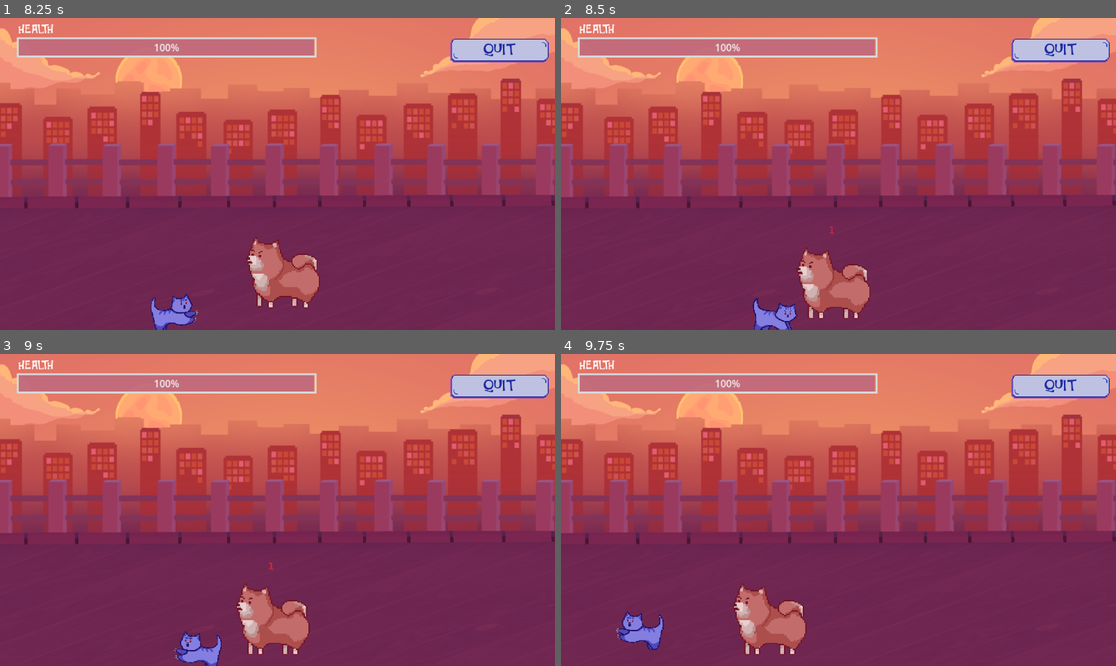
Above: before the commit, frames 1-4 (two rows, left to right).
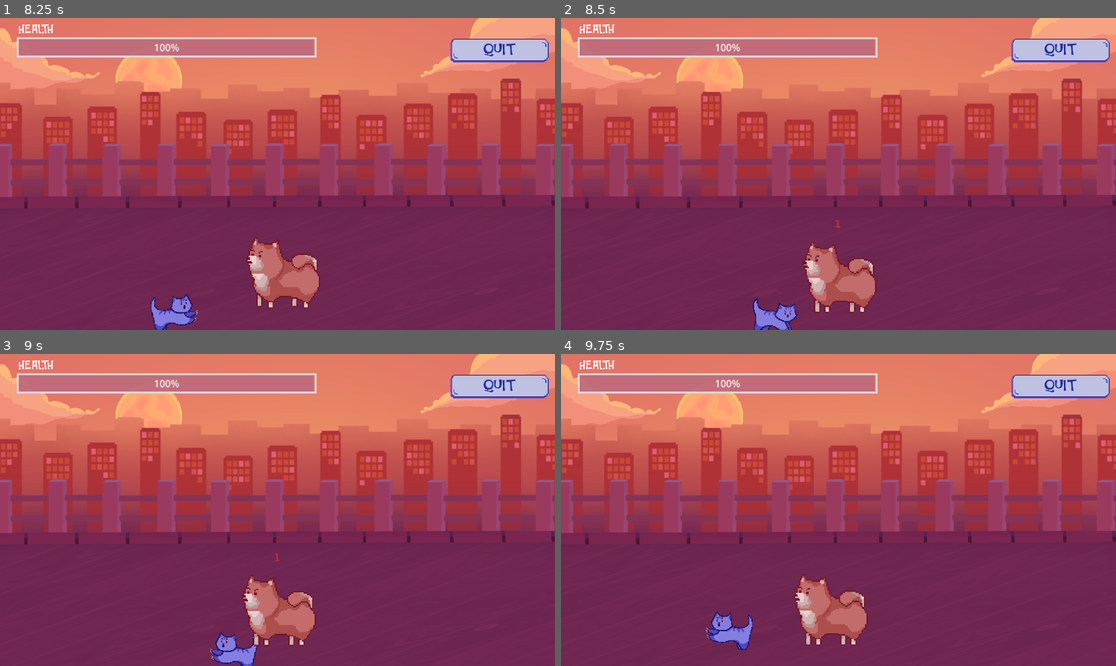
Above: after the commit, the same moments.

Repository: purple-affogato/magic-xmas-cat-game
Game: Godot game, scene res://future_level.tscn
Same seed, same stepped clock (60 frames per second), same inputs: the game is played once before the commit and once after it. This scene is started directly instead of the project's main scene.
Inputs:
- Up to frame 1 (8.25 s): tap Enter (ui_accept) at 0.5, 0.77, 1.25, 1.52, 3.02, 3.77, 4.52, 6.02, 6.5, 6.77, 7.25, 7.52 s; hold Right (ui_right) 0.53-1.28 s; tap Q (normal_attack) every 0.75 s from 0.6 to 8.1 s; hold Down (ui_down) 1.28-2.03 s; hold Right (ui_right) 2.03-2.78 s; hold Up (ui_up) 2.78-3.53 s; hold Left (ui_left) 3.53-5.03 s; hold Down (ui_down) 5.03-5.78 s; hold Right (ui_right) 5.78-6.53 s; hold Up (ui_up) 6.53-7.28 s; hold Right (ui_right) 7.28-8.03 s; hold Down (ui_down) from 8.03 s (still down)
- Up to frame 2 (8.5 s): keep holding Down (ui_down)
- Up to frame 3 (9 s): release Down (ui_down) at 8.78 s; hold Left (ui_left) from 8.78 s (still down); tap Q (normal_attack) at 8.85 s
- Up to frame 4 (9.75 s): tap Enter (ui_accept) at 9.02 s; release Left (ui_left) at 9.53 s; hold Up (ui_up) from 9.53 s (still down); tap Q (normal_attack) at 9.6 s

Frame 1 is identical in both runs. In frame 2, 1.8% of the frame differs, in the area x 42-57%, y 64-97%; in frame 3, 3.0%; in frame 4, 5.0%, in the area x 9-56%, y 70-97%.

Commit message:
fixed more dog problems

Diff:
--- a/dog.gd
+++ b/dog.gd
@@ -22,7 +22,7 @@
 		if flip:
 			scale.x = -scale.x
 			flip = false
-	if abs(playerX - self.position.x) <= 170 and abs(playerY - self.position.y) <= 140:
+	if abs(playerX - self.position.x) <= 200 and abs(playerY - self.position.y) <= 100:
 		velocity.x = 0
 		velocity.y = 0
 		if atk:
@@ -30,12 +30,12 @@
 			atk = false
 	else:
 		$AnimatedSprite2D.play("walk")
-		if abs(playerX - self.position.x) >= 170:
+		if abs(playerX - self.position.x) >= 200:
 			if self.position.x > playerX: # go left
 				velocity.x = -SPEED
 			else:
 				velocity.x = SPEED
-		if abs(playerY - self.position.y) >= 140:
+		if abs(playerY - self.position.y) >= 100:
 			if self.position.y > playerY: # go up
 				velocity.y = -SPEED
 			else:
@@ -44,11 +44,12 @@
 	move_and_slide()
 
 func handle_atk_animation():
+	print($AnimatedSprite2D.animation)
 	if $AnimatedSprite2D.animation == "attack" and $AnimatedSprite2D.frame_progress == 1.0:
 		$AnimatedSprite2D.play("idle")
-		$Attack/AOE.disabled = true
 		atk = true
 		var cat = get_parent().get_node("Cat")
+		print(cat)
 		if $Attack.overlaps_body(cat):
 			cat.get_parent().player_hp.get_node("ProgressBar").value -= 20
 			cat.get_node("OuchTimer").start()
@@ -59,6 +60,7 @@
 			dmg.add_to_group("dmg")
 			if cat.flip:
 				dmg.scale.x = -dmg.scale.x
+		$Attack/AOE.disabled = true
 
 func _ready():
 	hp = 20
--- a/dog.tscn
+++ b/dog.tscn
@@ -50,6 +50,9 @@
 }, {
 "duration": 1.0,
 "texture": SubResource("AtlasTexture_8dmy1")
+}, {
+"duration": 1.0,
+"texture": SubResource("AtlasTexture_ducf7")
 }],
 "loop": false,
 "name": &"attack",
@@ -114,7 +117,7 @@
 debug_color = Color(0.870588, 0.219608, 0.686275, 0.419608)
 
 [node name="AttackTimer" type="Timer" parent="."]
-wait_time = 3.0
+wait_time = 2.0
 one_shot = true
 
 [node name="DeathTimer" type="Timer" parent="."]
--- a/fox.gd
+++ b/fox.gd
@@ -38,7 +38,6 @@
 func handle_atk_animation():
 	if $AnimatedSprite2D.animation == "fire" and $AnimatedSprite2D.frame_progress == 1.0:
 		$AnimatedSprite2D.play("idle")
-		$Fire/AOE.disabled = true
 		atk = true
 		var cat = get_parent().get_node("Cat")
 		if $Fire.overlaps_body(cat):
@@ -51,6 +50,7 @@
 			dmg.add_to_group("dmg")
 			if cat.flip:
 				dmg.scale.x = -dmg.scale.x
+		$Fire/AOE.disabled = true
 
 func _on_attack_timer_timeout():
 	$AnimatedSprite2D.play("fire")
